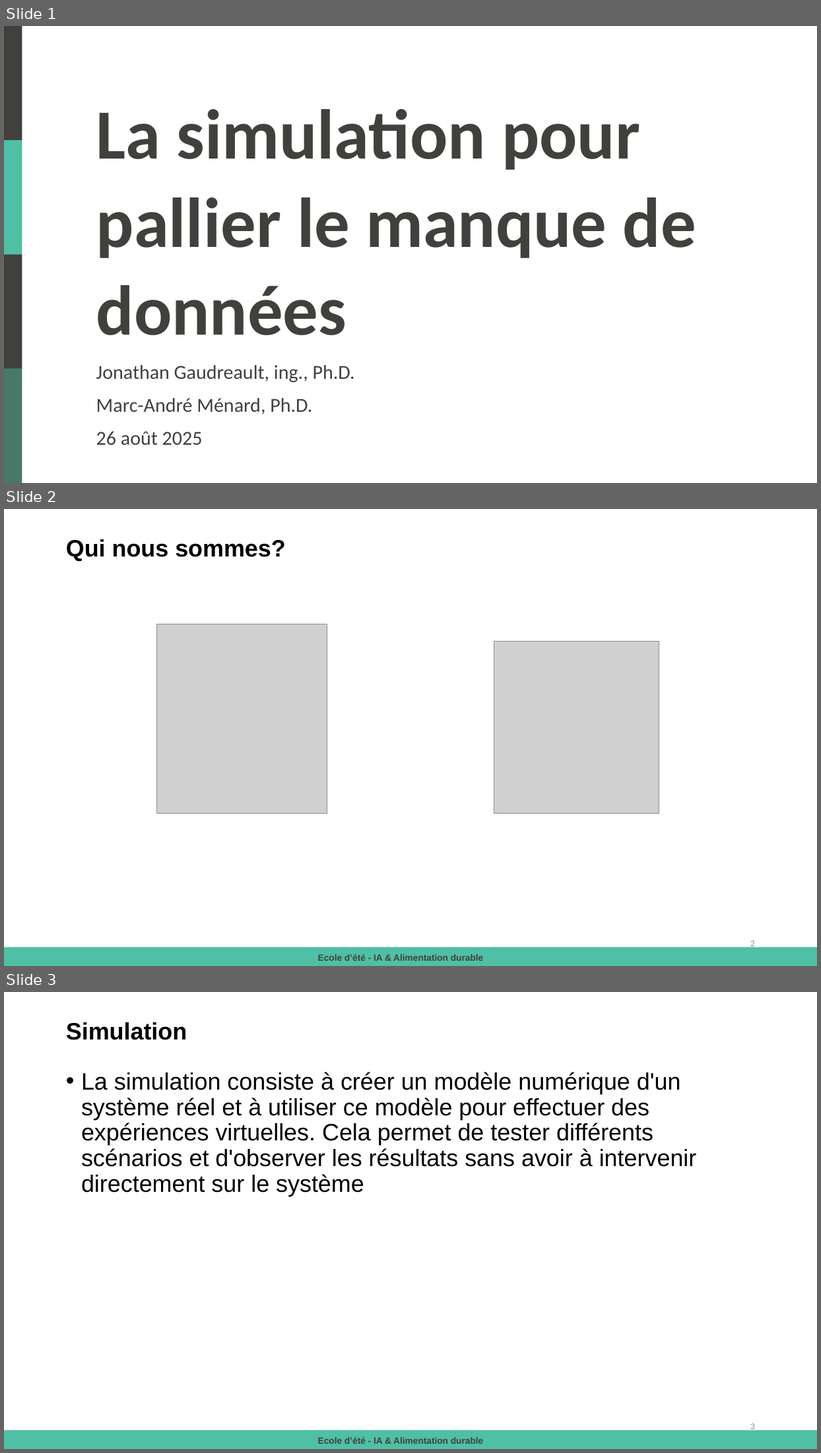
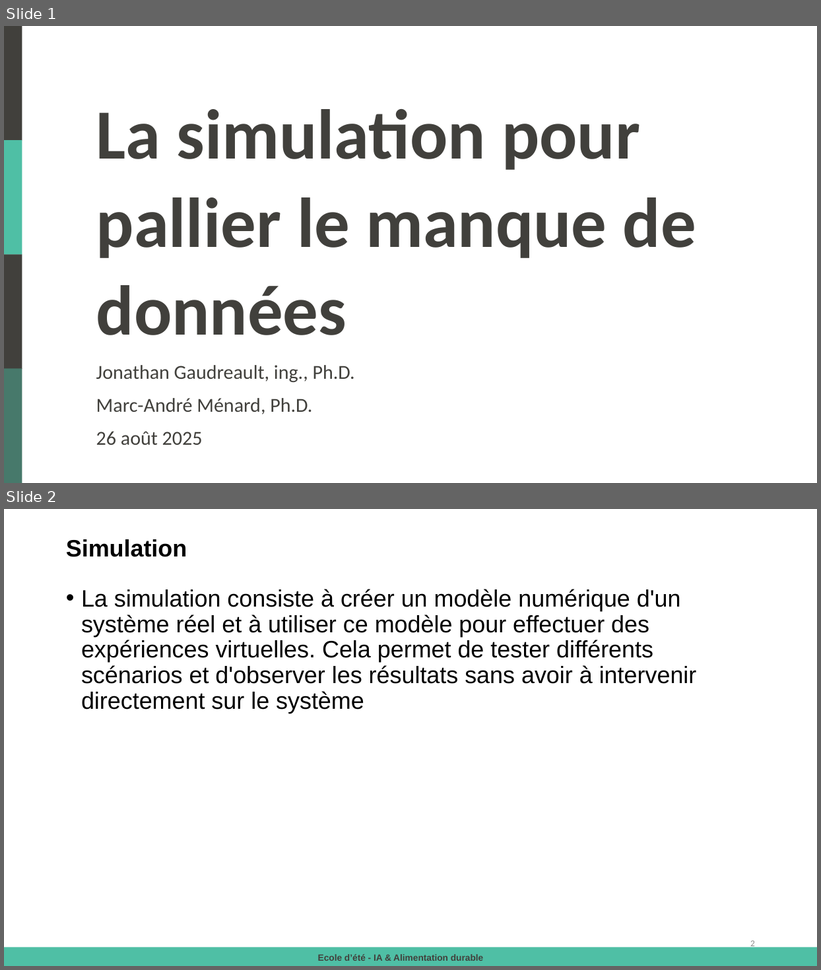
Before and after one commit to Menard980/2025-08-26-_La-_simulation_pour_pallier_le_manque_de_donnees-Ecole_ete_IA_et_Alimentation_durable, a slide deck: 2025 Présentation Atelier simulation.pptx. Shown one above the other, each under a label of ours: slides 1, 2 and 3 before the commit, slides 1 and 2 after it. The pictures are 821x1453 and 821x970 pixels, drawn with LibreOffice and Linux fonts; fonts in the diff are those of the drawing; grey boxes stand for pictures. Boxes give left, top, right and bottom in pixels: in the first picture for what was removed or moved away, otherwise in the second. Text is boxed around its words. In the diff, an @@ line names an element or a change of style, - is before the commit and + after.

```diff
--- a/2025 Présentation Atelier simulation.pptx
+++ b/2025 Présentation Atelier simulation.pptx
@@ slide 2 removed at (4, 509, 817, 966), background #FFFFFF; not listed: 2 template elements that a slide beside it also shows @@
@@ title removed at (66, 539, 286, 561) @@
-Qui nous sommes?
@@ picture removed at (157, 625, 327, 814) @@
@@ picture removed at (494, 642, 659, 813) @@
@@ page number removed at (750, 941, 755, 949) @@
-2
@@ what was slide 3 is now slide 2 @@
@@ page number at (750, 941, 755, 949): text changed @@
-3
+2
```
Also in this commit, not shown: 8 slides changed, 2 slides added, 1 other slide removed.
